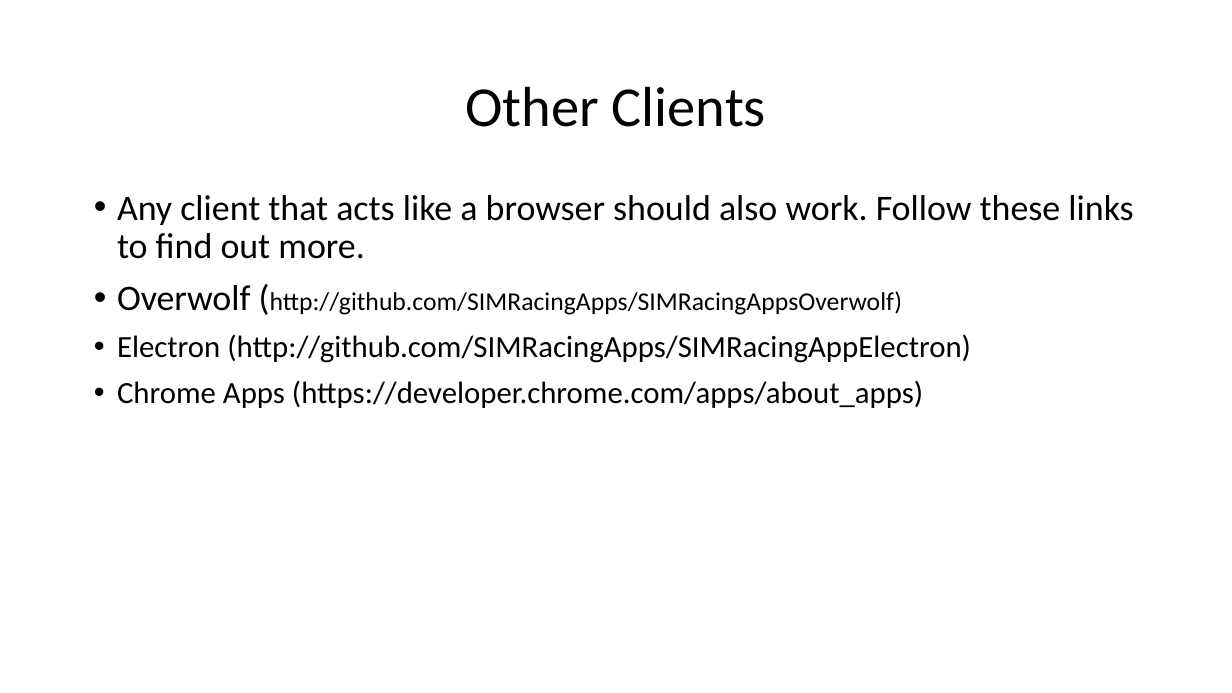
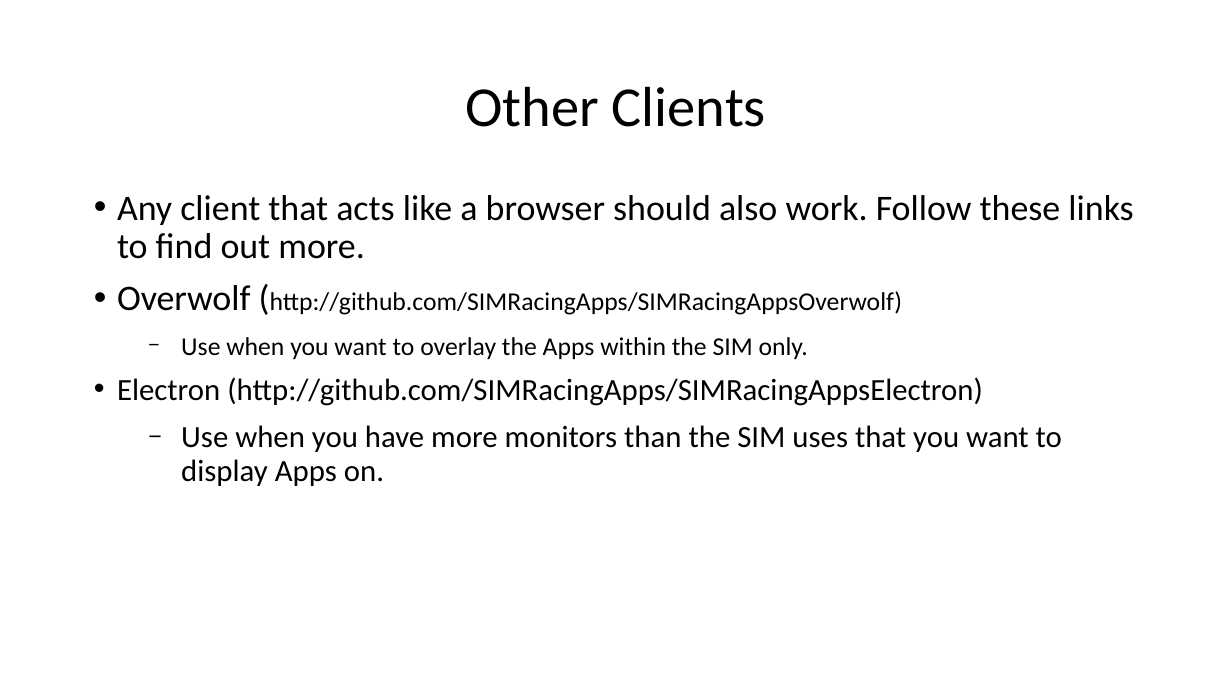
Before and after one commit to SIMRacingApps/SIMRacingApps.github.io, a slide deck: slide 20 of docs/documentation/SIMRacingApps - Quick Start Guide/default.odp. Drawn at 1232x693 pixels with LibreOffice and Linux fonts; fonts in the diff are those of the drawing. Boxes give left, top, right and bottom in pixels: in the first picture for what was removed or moved away, otherwise in the second. Text is boxed around its words. In the diff, an @@ line names an element or a change of style, - is before the commit and + after.

```diff
--- a/docs/documentation/SIMRacingApps - Quick Start Guide/default.odp
+++ b/docs/documentation/SIMRacingApps - Quick Start Guide/default.odp
@@ text at (x1=117, y1=337, x2=1062, y2=486): text changed @@
-• Electron (http://github.com/SIMRacingApps/SIMRacingAppElectron)
-• Chrome Apps (https://developer.chrome.com/apps/about_apps)
+  − Use when you want to overlay the Apps within the SIM only.
+• Electron (http://github.com/SIMRacingApps/SIMRacingAppsElectron)
+  − Use when you have more monitors than the SIM uses that you want to display Apps on.
```
Also in this commit, not shown: 9 other files.
